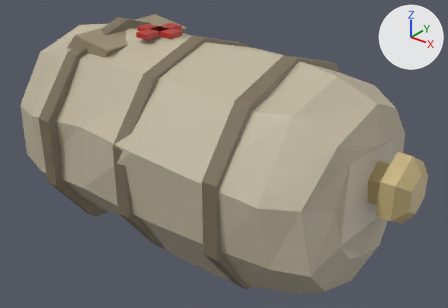
A saved change to the Blender file art/kit/items/item.holy_remains/item.holy_remains.blend.
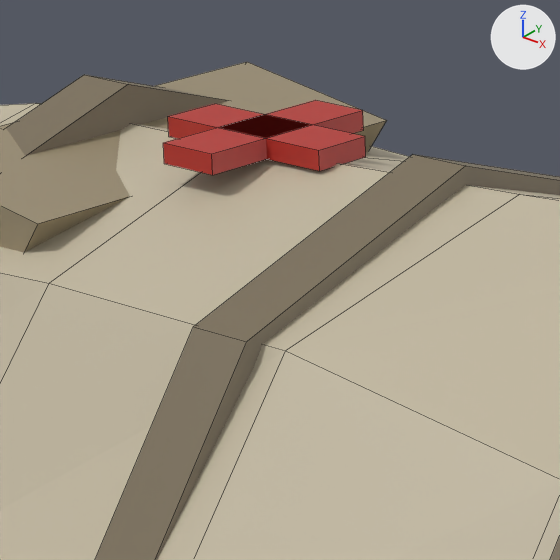
Old and new are each drawn whole from a camera (50 mm lens) standing at (0.2015, -0.2316, 0.198) and looking at (0.0147, 0.0018, 0.0533) and again close up on the part from 22% to 51% of the width and 0% to 41% of the height. The axes (+X, +Y, +Z) are drawn at upper right. The lights are the same throughout. The first two pictures are the older version. The close-ups show mesh edges as thin lines.

Names of what the first close-up shows: 'holy_remains'.
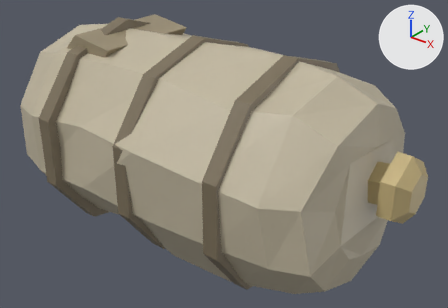
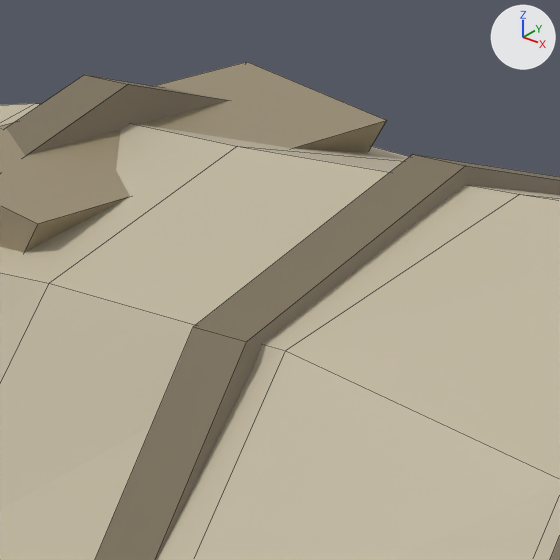
What differs and where, as boxes (x1, y1, x2, y2) in the close-ups (560 x 560 px):
part 1 of me_holy_remains, deleted (red)
    before: (163, 100, 364, 175)
part 2 of me_holy_remains, deleted (red)
    before: (168, 104, 366, 171)

What changed in the scene script:
```text
Change me_holy_remains:
    used by ob_holy_remains; location = (0.0, 0.0, 0.0)
    remove me_holy_remains.from_pydata(...)  # 204 vertices, 158 faces; spans x -0.102..0.12, y -0.059..0.059, z 0.0..0.116
    add me_holy_remains.from_pydata(...)  # 188 vertices, 146 faces; spans x -0.102..0.12, y -0.059..0.059, z 0.0..0.116
    me_holy_remains part 1: the loose piece of 8 vertices spanning x -0.032..-0.023, y -0.013..0.013, z 0.112..0.115 is deleted
    me_holy_remains part 2: the loose piece of 8 vertices spanning x -0.04..-0.015, y -0.004..0.004, z 0.112..0.115 is deleted
```
